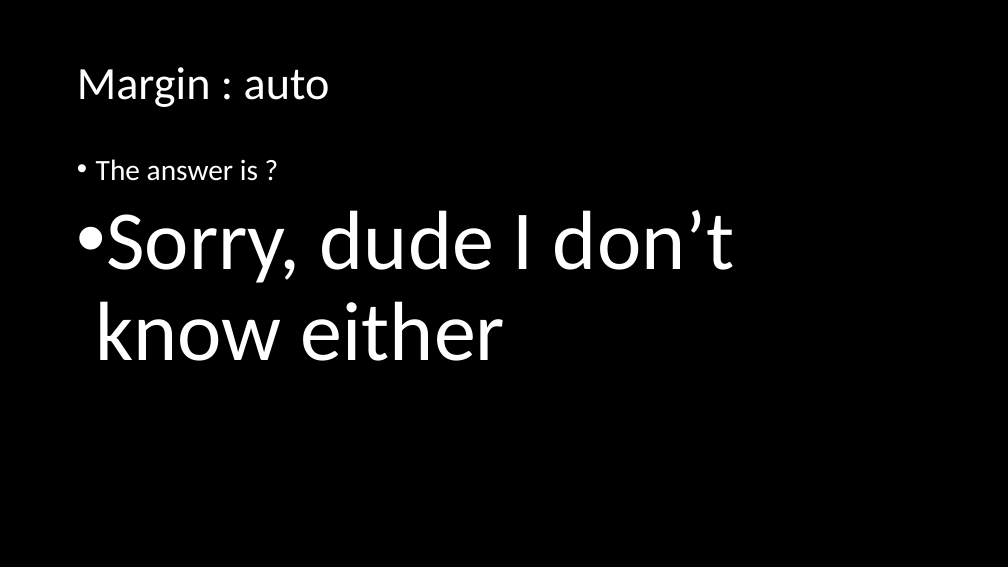
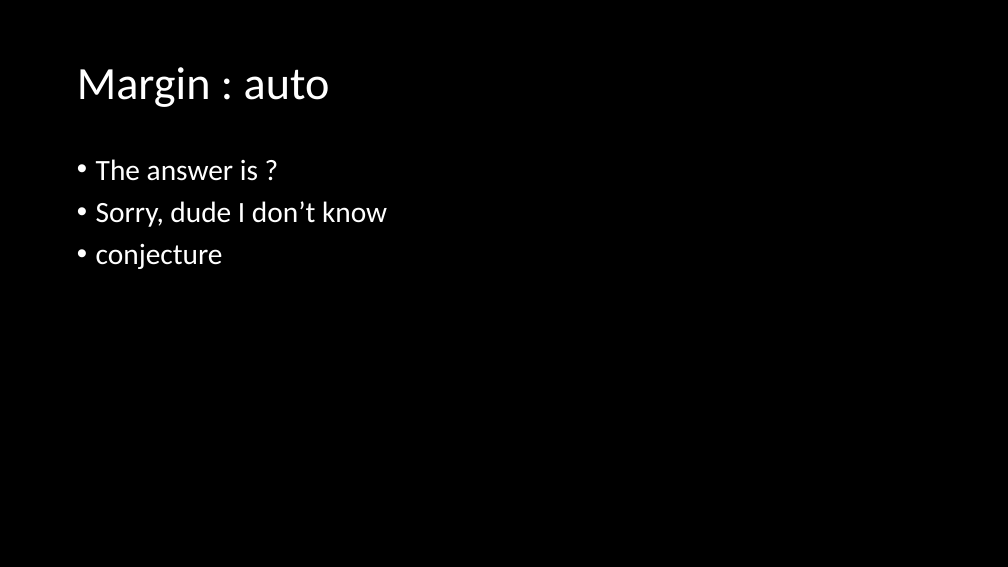
Before and after one commit to green-fox-academy/ZoeZhou, a slide deck: slide 9 of lighting talk/Lighting Talk.pptx. Drawn at 1008x567 pixels with LibreOffice and Linux fonts; fonts in the diff are those of the drawing. Boxes give left, top, right and bottom in pixels: in the first picture for what was removed or moved away, otherwise in the second. Text is boxed around its words. In the diff, an @@ line names an element or a change of style, - is before the commit and + after.

```diff
--- a/lighting talk/Lighting Talk.pptx
+++ b/lighting talk/Lighting Talk.pptx
@@ text at box(96, 201, 387, 269): text changed; size 80 to 28 pt @@
-• Sorry, dude I don’t know either
+• Sorry, dude I don’t know
+• conjecture
```
Also in this commit, not shown: 1 other slide changed.
